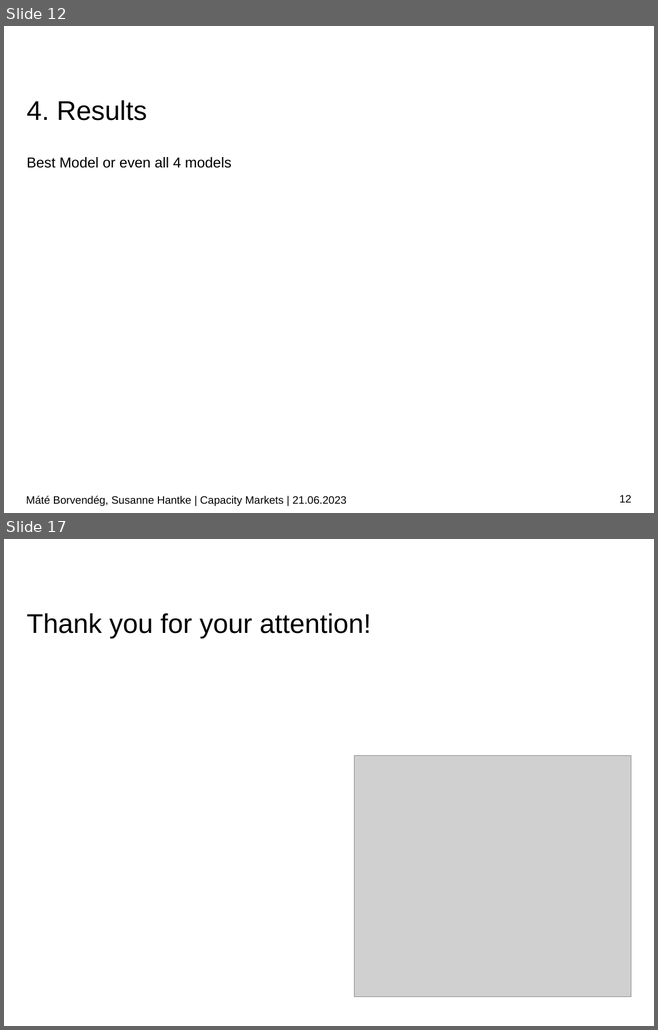
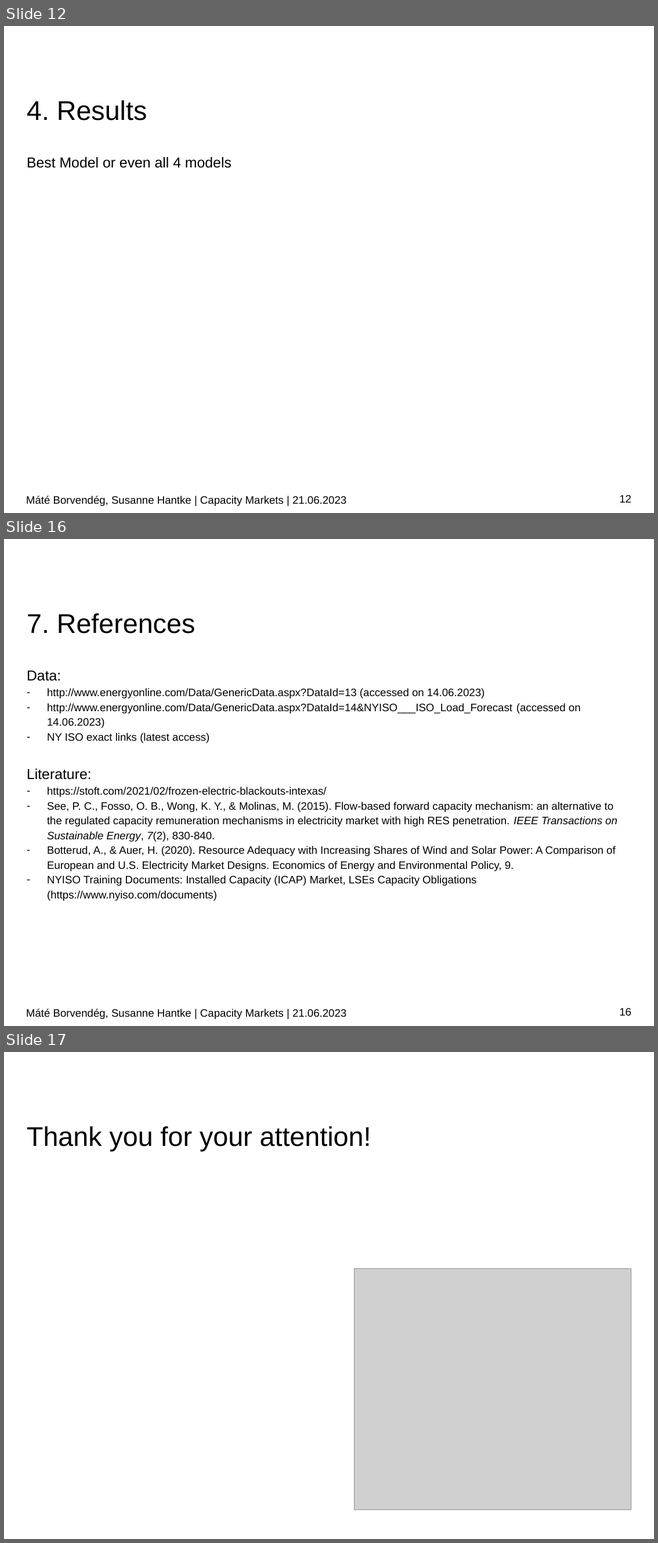
Before and after one commit to borvendegmate/tum_power_system_economics, a slide deck: Final_Presentation_Borvendeg_Hantke.pptx. Shown one above the other, each under a label of ours: slides 12 and 17 before the commit, slides 12, 16 and 17 after it; the slides between them are not shown. The pictures are 658x1030 and 658x1543 pixels, drawn with LibreOffice and Linux fonts; fonts in the diff are those of the drawing; grey boxes stand for pictures; background and template pictures are left out. Boxes give left, top, right and bottom in pixels: in the first picture for what was removed or moved away, otherwise in the second. Text is boxed around its words. In the diff, an @@ line names an element or a change of style, - is before the commit and + after.

```diff
--- a/Final_Presentation_Borvendeg_Hantke.pptx
+++ b/Final_Presentation_Borvendeg_Hantke.pptx
@@ slide 16 added at (x1=4, y1=539, x2=654, y2=1026), background #FFFFFF @@
@@ title added at (x1=27, y1=613, x2=195, y2=634), 30 pt, text #000000 @@
+7. References
@@ text added at (x1=27, y1=671, x2=617, y2=901), 12 pt, text #000000 @@
+Data:
+– http://www.energyonline.com/Data/GenericData.aspx?DataId=13 (accessed on 14.06.2023)
+– http://www.energyonline.com/Data/GenericData.aspx?DataId=14&NYISO___ISO_Load_Forecast (accessed on 14.06.2023)
+– NY ISO exact links (latest access)
+Literature:
+– https://stoft.com/2021/02/frozen-electric-blackouts-intexas/
+– See, P. C., Fosso, O. B., Wong, K. Y., & Molinas, M. (2015). Flow-based forward capacity mechanism: an alternative to the regulated capacity remuneration mechanisms in electricity market with high RES penetration. IEEE Transactions on Sustainable Energy, 7(2), 830-840.
+– Botterud, A., & Auer, H. (2020). Resource Adequacy with Increasing Shares of Wind and Solar Power: A Comparison of European and U.S. Electricity Market Designs. Economics of Energy and Environmental Policy, 9.
+– NYISO Training Documents: Installed Capacity (ICAP) Market, LSEs Capacity Obligations (https://www.nyiso.com/documents)
@@ page number added at (x1=619, y1=1008, x2=631, y2=1016), 12 pt, text #000000 @@
+16
@@ text added at (x1=26, y1=1009, x2=346, y2=1019), 12 pt, text #000000 @@
+Máté Borvendég, Susanne Hantke | Capacity Markets | 21.06.2023
```
Also in this commit, not shown: 14 slides changed, 2 other slides added.
